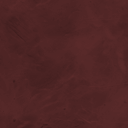
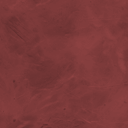
Before/after of a w=128, h=128 layered artwork. What changed in the layer stack:
pixels changed over [0, 0, 128, 128] (layer not identified)
